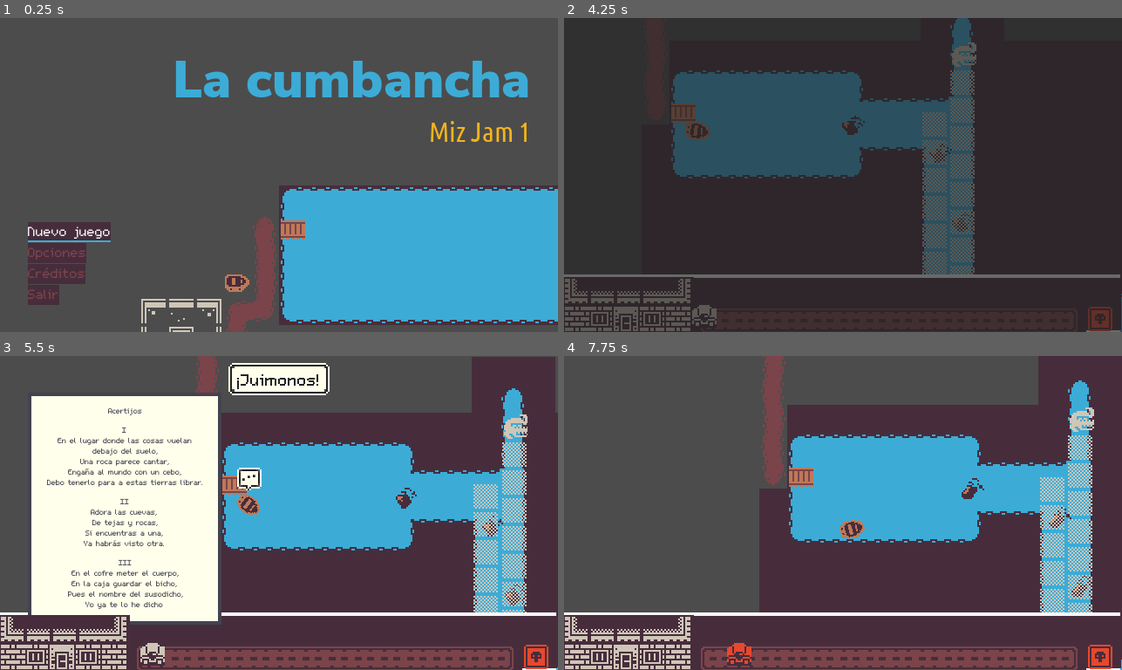
Above: before the commit, frames 1-4 (two rows, left to right).
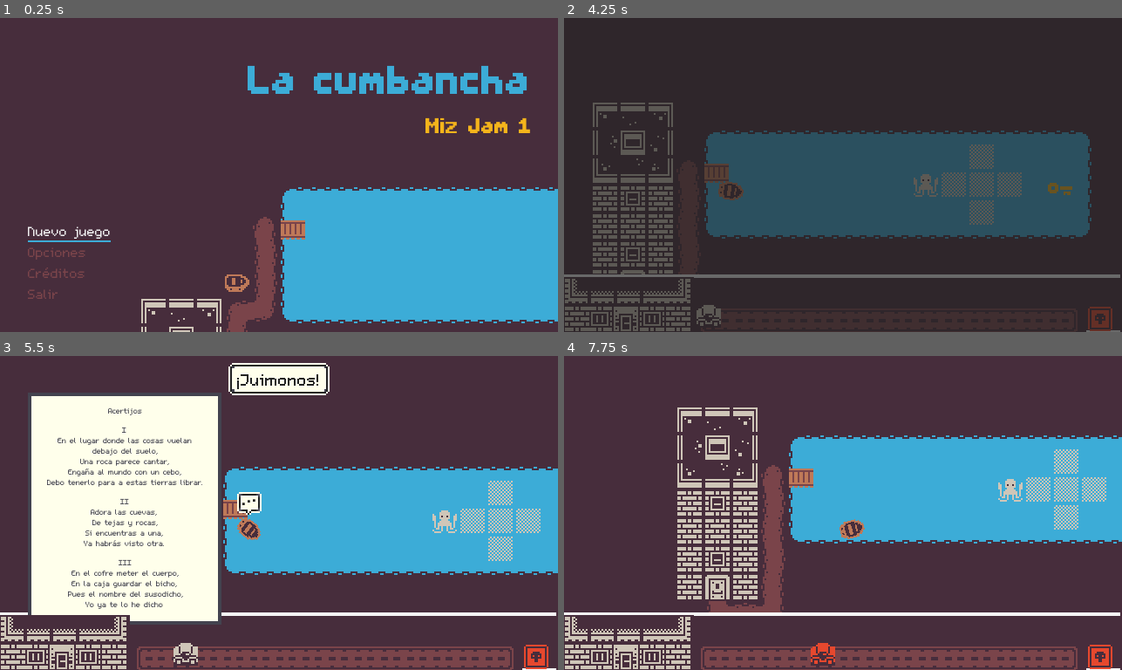
Above: after the commit, the same moments.

Repository: Perro-Viejo/miz-jam-1
Game: Godot game, scene res://src/Game/Game.tscn
Two runs of this game, one before a commit and one after it. Both use one fixed random seed, a clock stepped at 60 frames per second and the inputs below. Sound files missing from this copy of the repository are replaced by a short silence.
Inputs:
- Up to frame 1 (0.25 s): no input
- Up to frame 2 (4.25 s): click "Nuevo juego" at 0.5 s; click "Nuevo juego" at 1.25 s; click "Créditos" at 2 s; click "Opciones" at 2.75 s; tap Enter (ui_accept) at 3.5, 3.77 s; hold D (Right) from 3.53 s (still down); tap X (Drop) at 3.6 s
- Up to frame 3 (5.5 s): release D (Right) at 4.28 s; hold S (Down) 4.28-5.03 s; tap Z (Grab) at 4.35 s; tap Enter (ui_accept) at 4.52 s; hold D (Right) from 5.03 s (still down); hold J (Journal) from 5.03 s (still down)
- Up to frame 4 (7.75 s): release D (Right) at 5.78 s; release J (Journal) at 5.78 s; hold W (Up) 5.78-6.53 s; tap X (Drop) at 5.85 s; tap Enter (ui_accept) at 6.02, 6.77, 7.52 s; hold A (Left) from 6.53 s (still down); tap Z (Grab) at 6.6 s; tap J (Journal) at 7.35 s

The runs differ from the first frame. In frame 1, 72% of the frame differs, in the area x 0-100%, y 0-100%; in frame 2, 31%; in frame 3, 29%; in frame 4, 49%.

Commit message:
Fixed bugs in level restart for cops.
Updated the desing of level 3.
Level 2 now goes to Level 3.

Diff:
--- a/game/assets/tilesets/la_mar.tres
+++ b/game/assets/tilesets/la_mar.tres
@@ -11,31 +11,31 @@
 [sub_resource type="ConvexPolygonShape2D" id=3]
 points = PoolVector2Array( 0, 16, 0, 0, 16, 0, 15.8403, 15.7544, 12.5456, 15.7544, 12.5456, 12.4597, 12.7394, 6.25786, 10.9952, 3.15695, 8.28188, 2.18791, 5.37477, 2.96315, 2.66148, 6.83928, 2.66148, 15.3668 )
 
+[sub_resource type="ConvexPolygonShape2D" id=4]
+points = PoolVector2Array( 1.21889, 3.93217, 14.7854, 3.93217, 14.9792, 14.0101, 16, 14.0101, 15.7544, 16, 0, 16, 0, 13.6225, 1.41269, 13.8163 )
+
+[sub_resource type="ConvexPolygonShape2D" id=5]
+points = PoolVector2Array( 15.8728, 0.228683, 16, 15.9755, 0.933556, 16, 0, 15.0334, 0, 3.86256, 3.22155, 0.363266 )
+
+[sub_resource type="ConvexPolygonShape2D" id=6]
+points = PoolVector2Array( 0.680336, 3.86256, 4.04504, 0.767029, 15.485, 0.497864, 15.8888, 15.4371, 0.680336, 15.7063 )
+
+[sub_resource type="ConvexPolygonShape2D" id=7]
+points = PoolVector2Array( 0.094101, 0.110062, 3.05503, 0.110062, 2.92044, 16, 0.228683, 15.8568 )
+
+[sub_resource type="ConvexPolygonShape2D" id=8]
+points = PoolVector2Array( 3.74393, 6.97404, 3.60935, 15.4531, 0, 15.4531, 0, 0.513824, 15.7223, 0.110062, 16, 4.01311, 5.35899, 3.60934 )
+
+[sub_resource type="ConvexPolygonShape2D" id=9]
+points = PoolVector2Array( 0.529793, 13.1651, 15.6036, 13.2997, 15.8728, 16, 0.395195, 16 )
+
+[sub_resource type="ConvexPolygonShape2D" id=10]
+points = PoolVector2Array( 0, 0.244644, 15.1999, 0.244644, 15.3345, 3.60934, 0.395195, 3.20558 )
+
+[sub_resource type="ConvexPolygonShape2D" id=11]
+points = PoolVector2Array( 0, 0, 16, 0, 16, 16, 0, 16 )
+
 [sub_resource type="ConvexPolygonShape2D" id=12]
-points = PoolVector2Array( 1.21889, 3.93217, 14.7854, 3.93217, 14.9792, 14.0101, 16, 14.0101, 15.7544, 16, 0, 16, 0, 13.6225, 1.41269, 13.8163 )
-
-[sub_resource type="ConvexPolygonShape2D" id=4]
-points = PoolVector2Array( 15.8728, 0.228683, 16, 15.9755, 0.933556, 16, 0, 15.0334, 0, 3.86256, 3.22155, 0.363266 )
-
-[sub_resource type="ConvexPolygonShape2D" id=5]
-points = PoolVector2Array( 0.680336, 3.86256, 4.04504, 0.767029, 15.485, 0.497864, 15.8888, 15.4371, 0.680336, 15.7063 )
-
-[sub_resource type="ConvexPolygonShape2D" id=6]
-points = PoolVector2Array( 0.094101, 0.110062, 3.05503, 0.110062, 2.92044, 16, 0.228683, 15.8568 )
-
-[sub_resource type="ConvexPolygonShape2D" id=7]
-points = PoolVector2Array( 3.74393, 6.97404, 3.60935, 15.4531, 0, 15.4531, 0, 0.513824, 15.7223, 0.110062, 16, 4.01311, 5.35899, 3.60934 )
-
-[sub_resource type="ConvexPolygonShape2D" id=8]
-points = PoolVector2Array( 0.529793, 13.1651, 15.6036, 13.2997, 15.8728, 16, 0.395195, 16 )
-
-[sub_resource type="ConvexPolygonShape2D" id=9]
-points = PoolVector2Array( 0, 0.244644, 15.1999, 0.244644, 15.3345, 3.60934, 0.395195, 3.20558 )
-
-[sub_resource type="ConvexPolygonShape2D" id=10]
-points = PoolVector2Array( 0, 0, 16, 0, 16, 16, 0, 16 )
-
-[sub_resource type="ConvexPolygonShape2D" id=11]
 points = PoolVector2Array( 2.85128, 0.37027, 2.92916, 3.01841, 0, 3.32996, 0, 0 )
 
 [resource]
@@ -195,17 +195,17 @@
 8/navigation_offset = Vector2( 0, 0 )
 8/shape_offset = Vector2( 0, 0 )
 8/shape_transform = Transform2D( 1, 0, 0, 1, 0, 0 )
-8/shape = SubResource( 10 )
+8/shape = SubResource( 11 )
 8/shape_one_way = false
 8/shape_one_way_margin = 1.0
 8/shapes = [ {
 "autotile_coord": Vector2( 0, 0 ),
 "one_way": false,
 "one_way_margin": 1.0,
-"shape": SubResource( 10 ),
-"shape_transform": Transform2D( 1, 0, 0, 1, 0, 0 )
-} ]
-8/z_index = 20
+"shape": SubResource( 11 ),
+"shape_transform": Transform2D( 1, 0, 0, 1, 0, 0 )
+} ]
+8/z_index = 9
 9/name = "tileset.png 9"
 9/texture = ExtResource( 1 )
 9/tex_offset = Vector2( 0, 0 )
--- a/game/project.godot
+++ b/game/project.godot
@@ -313,4 +313,5 @@
 quality/2d/use_pixel_snap=true
 vram_compression/import_etc=true
 vram_compression/import_etc2=false
+environment/default_clear_color=Color( 0.278431, 0.176471, 0.235294, 1 )
 environment/default_environment="res://default_env.tres"
--- a/game/src/Characters/Enemy/Enemy.tscn
+++ b/game/src/Characters/Enemy/Enemy.tscn
@@ -128,11 +128,11 @@
 
 [sub_resource type="AtlasTexture" id=31]
 atlas = ExtResource( 5 )
-region = Rect2( 32, 0, 16, 16 )
+region = Rect2( 16, 0, 16, 16 )
 
 [sub_resource type="AtlasTexture" id=32]
 atlas = ExtResource( 5 )
-region = Rect2( 16, 0, 16, 16 )
+region = Rect2( 32, 0, 16, 16 )
 
 [sub_resource type="AtlasTexture" id=33]
 atlas = ExtResource( 5 )
@@ -147,12 +147,12 @@
 }, {
 "frames": [ SubResource( 31 ) ],
 "loop": true,
-"name": "3",
+"name": "2",
 "speed": 5.0
 }, {
 "frames": [ SubResource( 32 ) ],
 "loop": true,
-"name": "2",
+"name": "3",
 "speed": 5.0
 }, {
 "frames": [ SubResource( 33 ) ],
@@ -191,6 +191,8 @@
 [node name="Alert" type="AnimatedSprite" parent="."]
 self_modulate = Color( 1, 1, 1, 0 )
 position = Vector2( 0, -15.8271 )
+z_index = 10
+z_as_relative = false
 frames = SubResource( 34 )
 animation = "3"
 
--- a/game/src/GUI/HUD/Timer/CopTimer.gd
+++ b/game/src/GUI/HUD/Timer/CopTimer.gd
@@ -2,15 +2,22 @@
 class_name CopTimer
 
 export(float) var timer_seconds = 10
-onready var _tween = $Cop.get_node("Tween")
+onready var _tween: Tween = $Cop.get_node("Tween")
 
 func _ready():
 	$Cop.global_position = $StartPoint.global_position
 	$Cop.get_node("AnimatedSprite").play("default")
 
+	# Conectarse a eventos de los hijos
+	if not _tween.is_connected("tween_completed", self, "timeout"):
+		_tween.connect("tween_completed", self, "timeout")
+
+	# Conectarse a eventos del universo chimpokomón
+	if not Event.is_connected('player_killed', self, '_stop'):
+		Event.connect('player_killed', self, '_stop')
+
 func start():
 	timer_seconds = Data.get_data(Data.LEVEL_TIME)
-	_tween.connect("tween_completed", self, "timeout")
 	_tween.interpolate_property(
 		$Cop,
 		"global_position:x",
@@ -20,5 +27,10 @@
 	_tween.start()
 	_ready()
 
+
 func timeout(obj, key):
 	Event.emit_signal("target_deployed", $EndPoint)
+
+
+func _stop() -> void:
+	_tween.remove_all()
--- a/game/src/Game/Game.tscn
+++ b/game/src/Game/Game.tscn
@@ -17,7 +17,6 @@
 
 [node name="MainMenu" parent="Levels" instance=ExtResource( 2 )]
 layer = -1
-First_Level = "res://src/Levels/Level3.tscn"
 
 [node name="HUDLayer" parent="." instance=ExtResource( 3 )]
 layer = 99
--- a/game/src/Levels/Level2.tscn
+++ b/game/src/Levels/Level2.tscn
@@ -10,6 +10,7 @@
 
 [node name="Level2" type="Node2D"]
 script = ExtResource( 1 )
+next_level = "res://src/Levels/Level3.tscn"
 initial_angle = 180
 level_time = 20
 
--- a/game/src/Levels/Level3.tscn
+++ b/game/src/Levels/Level3.tscn
@@ -18,11 +18,10 @@
 [node name="Level3" type="Node2D"]
 script = ExtResource( 1 )
 initial_angle = 90
-level_time = 40
+level_time = 50
 
 [node name="Player" parent="." instance=ExtResource( 2 )]
 position = Vector2( 160.673, 90.309 )
-immortal = true
 
 [node name="TreasureArea" parent="." instance=ExtResource( 7 )]
 position = Vector2( 513.43, 472 )
@@ -31,7 +30,6 @@
 position = Vector2( 32, 48 )
 
 [node name="TileMap" type="TileMap" parent="."]
-position = Vector2( 0, -0.172882 )
 tile_set = ExtResource( 9 )
 cell_size = Vector2( 16, 16 )
 format = 1
@@ -109,6 +107,12 @@
 [node name="Bomb" parent="Bombs/ZoneTreasure" instance=ExtResource( 3 )]
 position = Vector2( 16, 23.827 )
 
+[node name="Bomb6" parent="Bombs/ZoneTreasure" instance=ExtResource( 3 )]
+position = Vector2( -104.173, 31.827 )
+
+[node name="Bomb7" parent="Bombs/ZoneTreasure" instance=ExtResource( 3 )]
+position = Vector2( -104.173, 47.827 )
+
 [node name="Bomb2" parent="Bombs/ZoneTreasure" instance=ExtResource( 3 )]
 position = Vector2( 47.8271, 23.827 )
 
@@ -127,16 +131,19 @@
 position = Vector2( 184.173, 8 )
 default_pattern = ExtResource( 10 )
 sprite = ExtResource( 5 )
+time_to_catch = 2
 looking_direction = 2
 
 [node name="Croc2" parent="Enemies" instance=ExtResource( 6 )]
 position = Vector2( 168, 192 )
 default_pattern = ExtResource( 10 )
 sprite = ExtResource( 5 )
+time_to_catch = 2
 looking_direction = 0
 
 [node name="Crab" parent="Enemies" instance=ExtResource( 11 )]
 position = Vector2( 336, 240 )
+time_to_catch = 2
 
 [node name="Checkered" parent="Enemies/Crab/Patterns" index="0"]
 scale = Vector2( -1, 1 )
@@ -153,15 +160,23 @@
 [node name="VisibilityZone15" parent="Enemies/Crab/Patterns/Checkered/Zones" index="11"]
 position = Vector2( 56, 48 )
 
+[node name="Alert" parent="Enemies/Crab" index="4"]
+z_index = 0
+z_as_relative = true
+
 [node name="Sprite" parent="Enemies/Crab" index="5"]
 flip_h = true
 
 [node name="Snake" parent="Enemies" instance=ExtResource( 12 )]
 position = Vector2( 472.173, 440 )
+time_to_catch = 2
 
 [node name="Line" parent="Enemies/Snake/Patterns" index="0"]
 position = Vector2( 8, 0 )
 
+[node name="VisibilityZone4" parent="Enemies/Snake/Patterns/Line/Zones" index="3"]
+position = Vector2( 24, 32 )
+
 [node name="VisibilityZone5" parent="Enemies/Snake/Patterns/Line/Zones" index="4"]
 position = Vector2( 55.8271, 16 )
 
@@ -177,21 +192,29 @@
 [node name="VisibilityZone9" parent="Enemies/Snake/Patterns/Line/Zones" index="8"]
 position = Vector2( 9.25714, 32 )
 
+[node name="Alert" parent="Enemies/Snake" index="4"]
+z_index = 0
+z_as_relative = true
+
 [node name="Sprite" parent="Enemies/Snake" index="5"]
 texture = ExtResource( 13 )
 
 [node name="Mermaid" parent="Enemies" instance=ExtResource( 14 )]
 position = Vector2( 224, 384 )
+time_to_catch = 2
 
 [node name="Mermaid2" parent="Enemies" instance=ExtResource( 14 )]
 position = Vector2( 320, 384 )
+time_to_catch = 2
 looking_direction = 3
 
 [node name="Mermaid3" parent="Enemies" instance=ExtResource( 14 )]
 position = Vector2( 224, 416.173 )
+time_to_catch = 2
 
 [node name="Mermaid4" parent="Enemies" instance=ExtResource( 14 )]
 position = Vector2( 320, 416.173 )
+time_to_catch = 2
 looking_direction = 3
 
 [node name="Target" parent="." instance=ExtResource( 4 )]
--- a/game/src/TitleScreen/MainMenu.tscn
+++ b/game/src/TitleScreen/MainMenu.tscn
@@ -1,14 +1,13 @@
-[gd_scene load_steps=25 format=2]
+[gd_scene load_steps=24 format=2]
 
 [ext_resource path="res://src/TitleScreen/MainMenu.gd" type="Script" id=1]
-[ext_resource path="res://assets/fonts/ubuntu_condensed.ttf" type="DynamicFontData" id=2]
+[ext_resource path="res://assets/fonts/FieldGuide.ttf" type="DynamicFontData" id=2]
 [ext_resource path="res://src/GUI/Buttons/DefaultButton.tscn" type="PackedScene" id=3]
 [ext_resource path="res://assets/images/gui/perro_viejo_logo.png" type="Texture" id=4]
 [ext_resource path="res://assets/tilesets/la_mar.tres" type="TileSet" id=5]
 [ext_resource path="res://src/Characters/Car/Car.tscn" type="PackedScene" id=6]
 [ext_resource path="res://assets/resources/sprite_frames/CarB.tres" type="SpriteFrames" id=7]
 [ext_resource path="res://assets/resources/sprite_frames/CarE.tres" type="SpriteFrames" id=8]
-[ext_resource path="res://assets/fonts/nunito_sans_black.ttf" type="DynamicFontData" id=9]
 [ext_resource path="res://assets/resources/sprite_frames/CarF.tres" type="SpriteFrames" id=10]
 [ext_resource path="res://assets/resources/sprite_frames/CarG.tres" type="SpriteFrames" id=11]
 [ext_resource path="res://assets/resources/sprite_frames/CarC.tres" type="SpriteFrames" id=12]
@@ -20,7 +19,7 @@
 
 [sub_resource type="DynamicFont" id=2]
 size = 30
-font_data = ExtResource( 9 )
+font_data = ExtResource( 2 )
 
 [sub_resource type="DynamicFont" id=3]
 font_data = ExtResource( 2 )
@@ -217,7 +216,7 @@
 size_flags_vertical = 3
 
 [node name="NameContainer" type="VBoxContainer" parent="BG/MarginContainer/VBoxMain"]
-margin_left = 81.0
+margin_left = 126.0
 margin_right = 288.0
 margin_bottom = 72.0
 size_flags_horizontal = 8
@@ -225,17 +224,17 @@
 custom_constants/separation = 0
 
 [node name="LaCumbancha" type="Label" parent="BG/MarginContainer/VBoxMain/NameContainer"]
-margin_right = 207.0
-margin_bottom = 42.0
+margin_right = 162.0
+margin_bottom = 37.0
 custom_fonts/font = SubResource( 2 )
 custom_colors/font_color = Color( 0.235294, 0.67451, 0.843137, 1 )
 text = "La cumbancha"
 align = 2
 
 [node name="Version" type="Label" parent="BG/MarginContainer/VBoxMain/NameContainer"]
-margin_top = 42.0
-margin_right = 207.0
-margin_bottom = 61.0
+margin_top = 37.0
+margin_right = 162.0
+margin_bottom = 57.0
 custom_fonts/font = SubResource( 3 )
 custom_colors/font_color = Color( 0.956863, 0.705882, 0.105882, 1 )
 text = "Miz Jam 1"
Binary file added: game/assets/fonts/FieldGuide.ttf
Not shown: 7 places in game/assets/tilesets/la_mar.tres that only renumber resources
